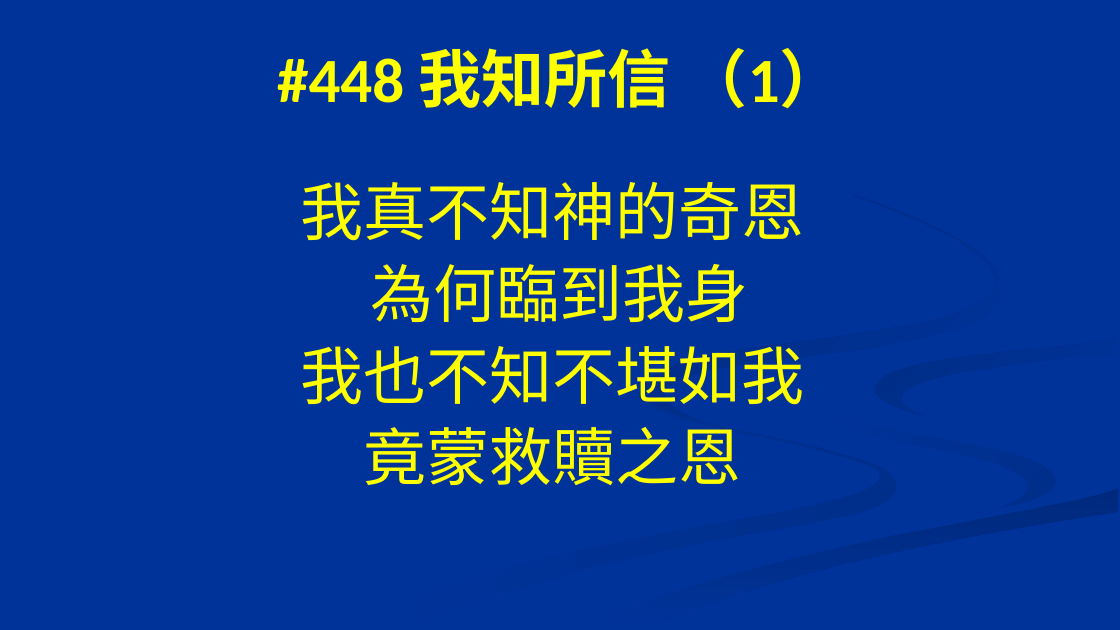
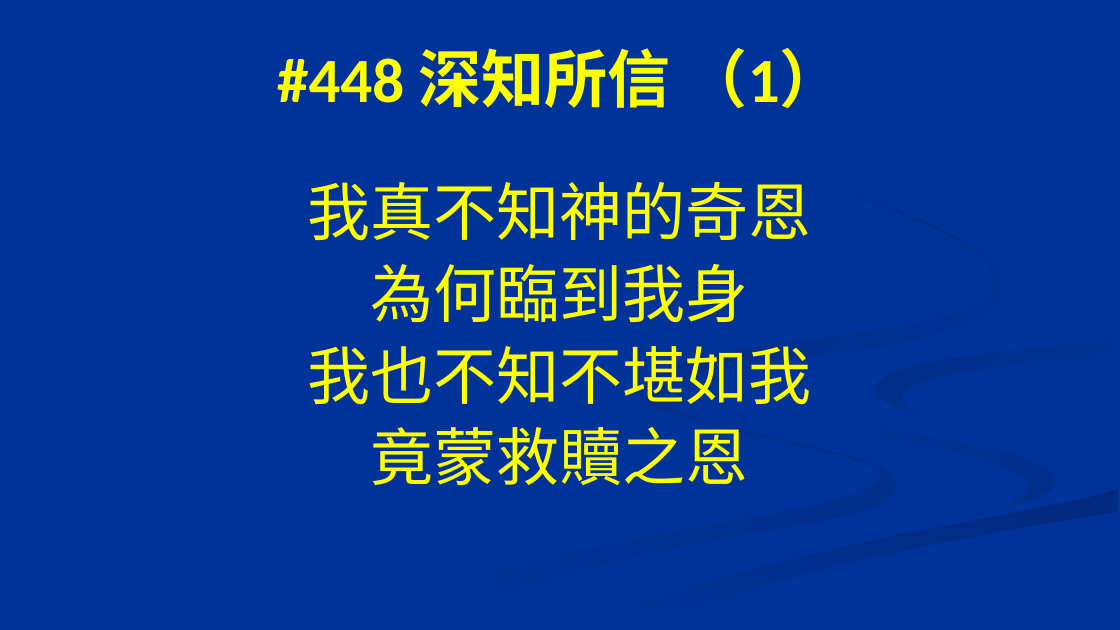
Before and after one commit to dyno/zanmei, a slide deck: slide 1 of processed/mvccc/448_深知所信.pptx. Drawn at 1120x630 pixels with LibreOffice and Linux fonts; fonts in the diff are those of the drawing. Boxes give left, top, right and bottom in pixels: in the first picture for what was removed or moved away, otherwise in the second. Text is boxed around its words. In the diff, an @@ line names an element or a change of style, - is before the commit and + after.

Commit message:
correct title

```diff
--- a/processed/mvccc/448_深知所信.pptx
+++ b/processed/mvccc/448_深知所信.pptx
@@ title at (277,48,843,108): text changed @@
-#448 我知所信 （1）
+#448 深知所信 （1）
@@ text "我真不知神的奇恩": place and size @@
-text "我真不知神的奇恩" at (301,182,805,485)
+text "我真不知神的奇恩" at (308,182,812,485)
```
Also in this commit, not shown: 7 other slides changed.
